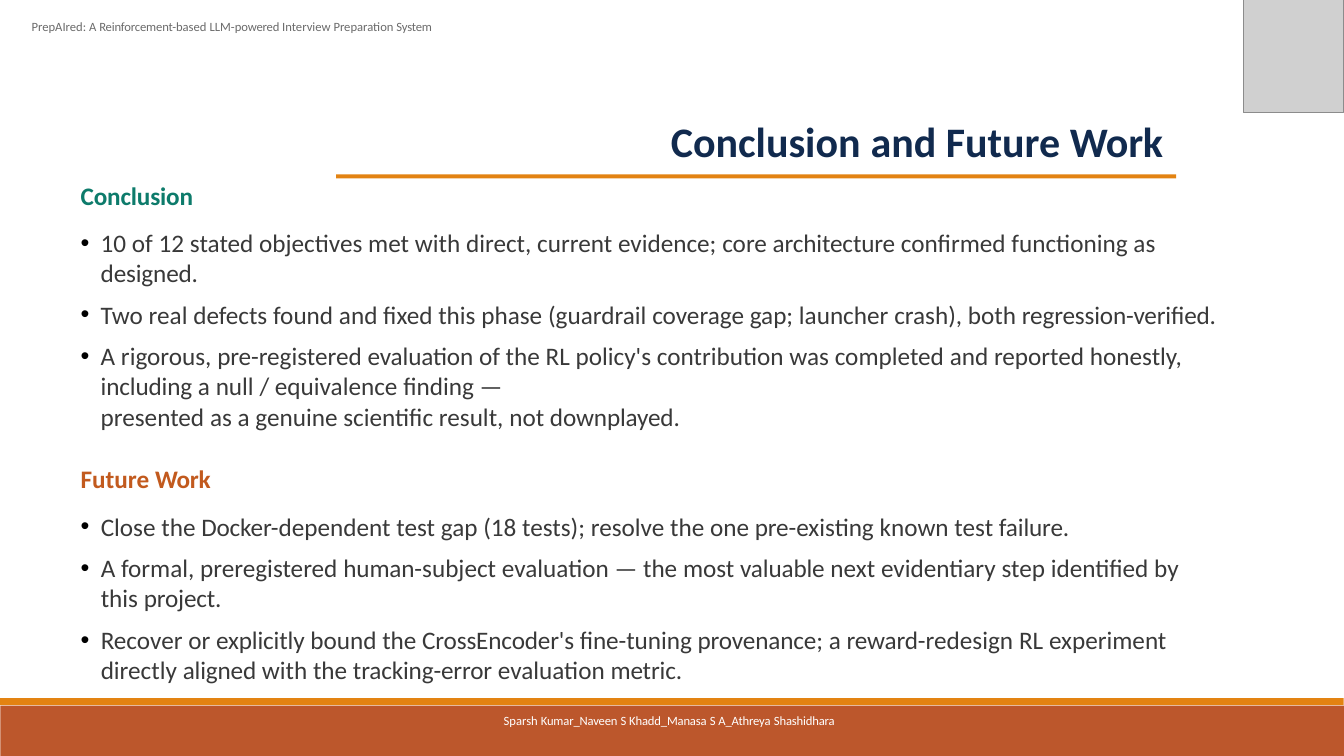
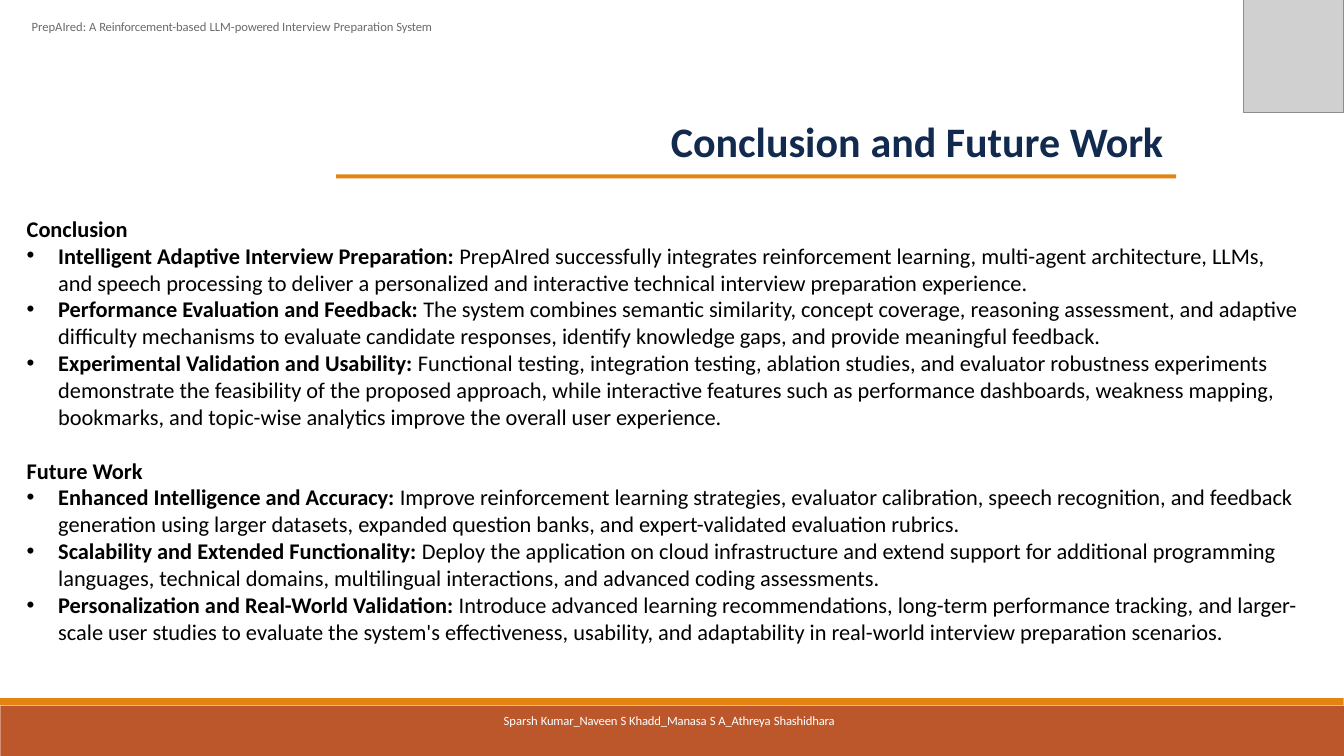
Before and after one commit to sparshkumar1/capstoneProject, a slide deck: slide 13 of final_deliverables/04_Final_Presentation/PrepAIred_Final_Presentation.pptx (slide 11 before the commit). Drawn at 1344x756 pixels with LibreOffice and Linux fonts; fonts in the diff are those of the drawing; grey boxes stand for pictures. Boxes give left, top, right and bottom in pixels: in the first picture for what was removed or moved away, otherwise in the second. Text is boxed around its words. In the diff, an @@ line names an element or a change of style, - is before the commit and + after.

```diff
--- a/final_deliverables/04_Final_Presentation/PrepAIred_Final_Presentation.pptx
+++ b/final_deliverables/04_Final_Presentation/PrepAIred_Final_Presentation.pptx
@@ text removed at box(81, 187, 1216, 431) @@
-Conclusion
-• 10 of 12 stated objectives met with direct, current evidence; core architecture confirmed functioning as designed.
-• Two real defects found and fixed this phase (guardrail coverage gap; launcher crash), both regression-verified.
-• A rigorous, pre-registered evaluation of the RL policy's contribution was completed and reported honestly, including a null / equivalence finding —
-presented as a genuine scientific result, not downplayed.
@@ text added at box(27, 221, 1297, 644), 16 pt, text #000000 @@
+Conclusion
+• Intelligent Adaptive Interview Preparation: PrepAIred successfully integrates reinforcement learning, multi-agent architecture, LLMs, and speech processing to deliver a personalized and interactive technical interview preparation experience.
+• Performance Evaluation and Feedback: The system combines semantic similarity, concept coverage, reasoning assessment, and adaptive difficulty mechanisms to evaluate candidate responses, identify knowledge gaps, and provide meaningful feedback.
+• Experimental Validation and Usability: Functional testing, integration testing, ablation studies, and evaluator robustness experiments demonstrate the feasibility of the proposed approach, while interactive features such as performance dashboards, weakness mapping, bookmarks, and topic-wise analytics improve the overall user experience.
+Future Work
+• Enhanced Intelligence and Accuracy: Improve reinforcement learning strategies, evaluator calibration, speech recognition, and feedback generation using larger datasets, expanded question banks, and expert-validated evaluation rubrics.
+• Scalability and Extended Functionality: Deploy the application on cloud infrastructure and extend support for additional programming languages, technical domains, multilingual interactions, and advanced coding assessments.
+• Personalization and Real-World Validation: Introduce advanced learning recommendations, long-term performance tracking, and larger-scale user studies to evaluate the system's effectiveness, usability, and adaptability in real-world interview preparation scenarios.
@@ text removed at box(81, 470, 1178, 684) @@
-Future Work
-• Close the Docker-dependent test gap (18 tests); resolve the one pre-existing known test failure.
-• A formal, preregistered human-subject evaluation — the most valuable next evidentiary step identified by this project.
-• Recover or explicitly bound the CrossEncoder's fine-tuning provenance; a reward-redesign RL experiment directly aligned with the tracking-error evaluation metric.
```
Also in this commit, not shown: 8 other slides changed, 3 slides added, 2 slides removed, 19 other files.
